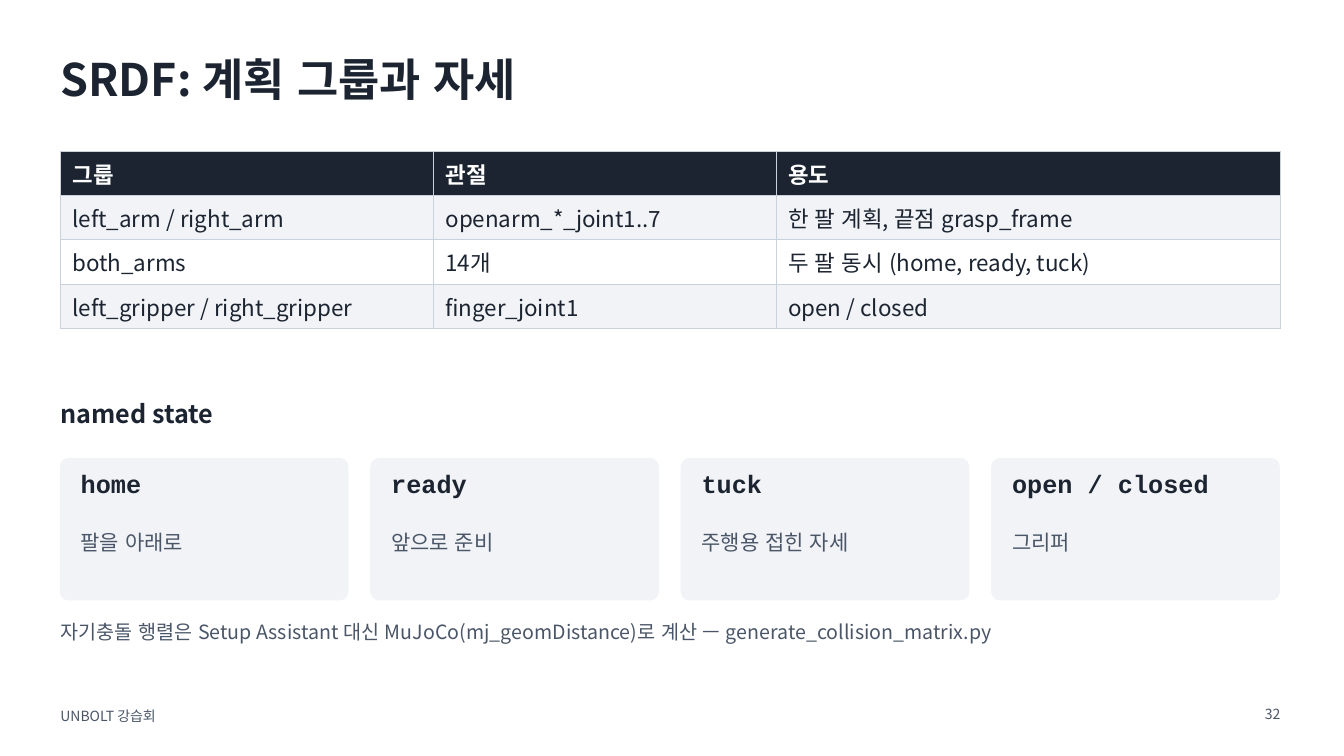
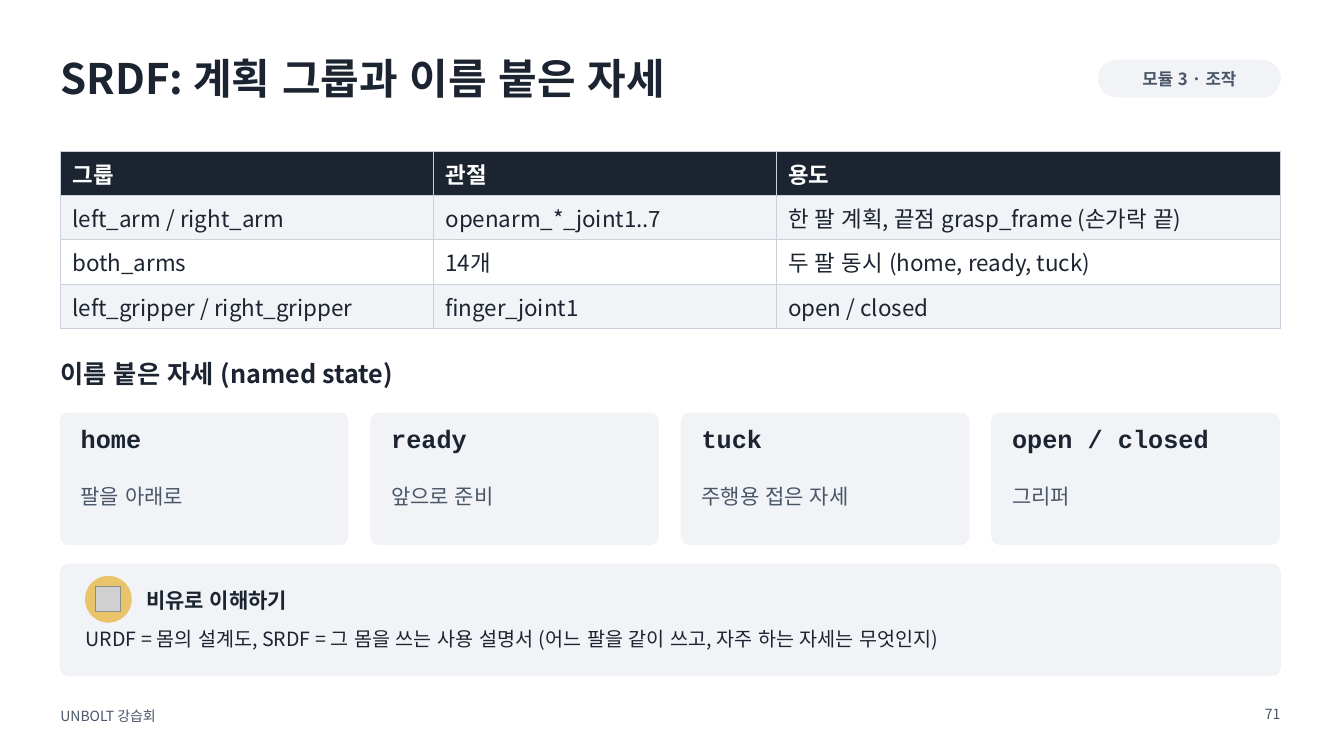
Before and after one commit to sejiny3/AIRLAB, a slide deck: slide 71 of workshop/slides/UNBOLT_workshop.pptx (slide 32 before the commit). Drawn at 1344x756 pixels with LibreOffice and Linux fonts; fonts in the diff are those of the drawing; grey boxes stand for pictures. Boxes give left, top, right and bottom in pixels: in the first picture for what was removed or moved away, otherwise in the second. Text is boxed around its words. In the diff, an @@ line names an element or a change of style, - is before the commit and + after.

```diff
--- a/workshop/slides/UNBOLT_workshop.pptx
+++ b/workshop/slides/UNBOLT_workshop.pptx
@@ title at bbox=[60, 58, 665, 98]: text changed; size 32 to 30 pt @@
-SRDF: 계획 그룹과 자세
+SRDF: 계획 그룹과 이름 붙은 자세
@@ rounded rectangle added at bbox=[1099, 60, 1280, 97], fill #F1F3F6, outline #F1F3F6 1 pt @@
@@ text added at bbox=[1142, 71, 1237, 87], 12 pt, text #4A5668, bold @@
+모듈 3 · 조작
@@ table at bbox=[60, 151, 1280, 325] @@
-row 2, column 3: 한 팔 계획, 끝점 grasp_frame
+row 2, column 3: 한 팔 계획, 끝점 grasp_frame (손가락 끝)
@@ text added at bbox=[61, 362, 393, 388], 18 pt, text #1B2430, bold @@
+이름 붙은 자세 (named state)
@@ rounded rectangle: place and size @@
-rounded rectangle at bbox=[60, 459, 348, 600]
+rounded rectangle at bbox=[60, 413, 348, 544]
@@ text removed at bbox=[61, 403, 213, 424] @@
-named state
@@ rounded rectangle: place and size @@
-rounded rectangle at bbox=[371, 459, 658, 600]
+rounded rectangle at bbox=[371, 413, 658, 544]
@@ rounded rectangle: place and size @@
-rounded rectangle at bbox=[682, 459, 969, 600]
+rounded rectangle at bbox=[682, 413, 969, 544]
@@ proportions changed in 4 elements at bbox=[60, 413, 348, 544], bbox=[371, 413, 658, 544], bbox=[682, 413, 969, 544], bbox=[992, 413, 1279, 544] @@
@@ rounded rectangle: place and size @@
-rounded rectangle at bbox=[992, 459, 1279, 600]
+rounded rectangle at bbox=[992, 413, 1279, 544]
@@ 7 texts: place and size @@
-7 texts at bbox=[81, 475, 1209, 552]
+7 texts at bbox=[81, 430, 1209, 506]
@@ text at bbox=[702, 486, 849, 506]: text changed @@
-주행용 접힌 자세
+주행용 접은 자세
@@ rounded rectangle added at bbox=[60, 565, 1280, 676], fill #F1F3F6, outline #F1F3F6 1 pt @@
@@ ellipse added at bbox=[86, 577, 131, 622], fill #E9C46A, outline #E9C46A 1 pt @@
@@ picture added at bbox=[96, 587, 121, 612] @@
@@ text added at bbox=[146, 590, 287, 610], 15 pt, text #1B2430, bold @@
+비유로 이해하기
@@ text removed at bbox=[61, 623, 992, 644] @@
-자기충돌 행렬은 Setup Assistant 대신 MuJoCo(mj_geomDistance)로 계산 — generate_collision_matrix.py
@@ text added at bbox=[86, 629, 938, 650], 14 pt, text #1B2430 @@
+URDF = 몸의 설계도, SRDF = 그 몸을 쓰는 사용 설명서 (어느 팔을 같이 쓰고, 자주 하는 자세는 무엇인지)
@@ page number at bbox=[1265, 708, 1281, 719]: text changed @@
-32
+71
```
Also in this commit, not shown: 30 other slides changed, 96 slides added, 21 slides removed, 24 other files.
